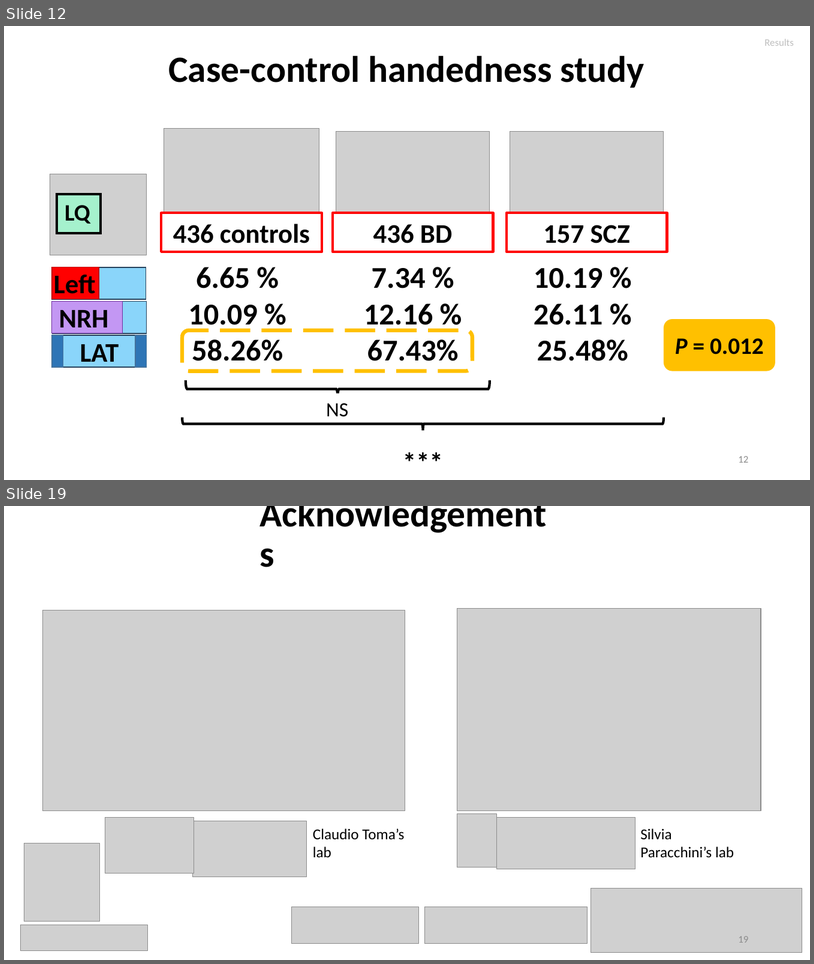
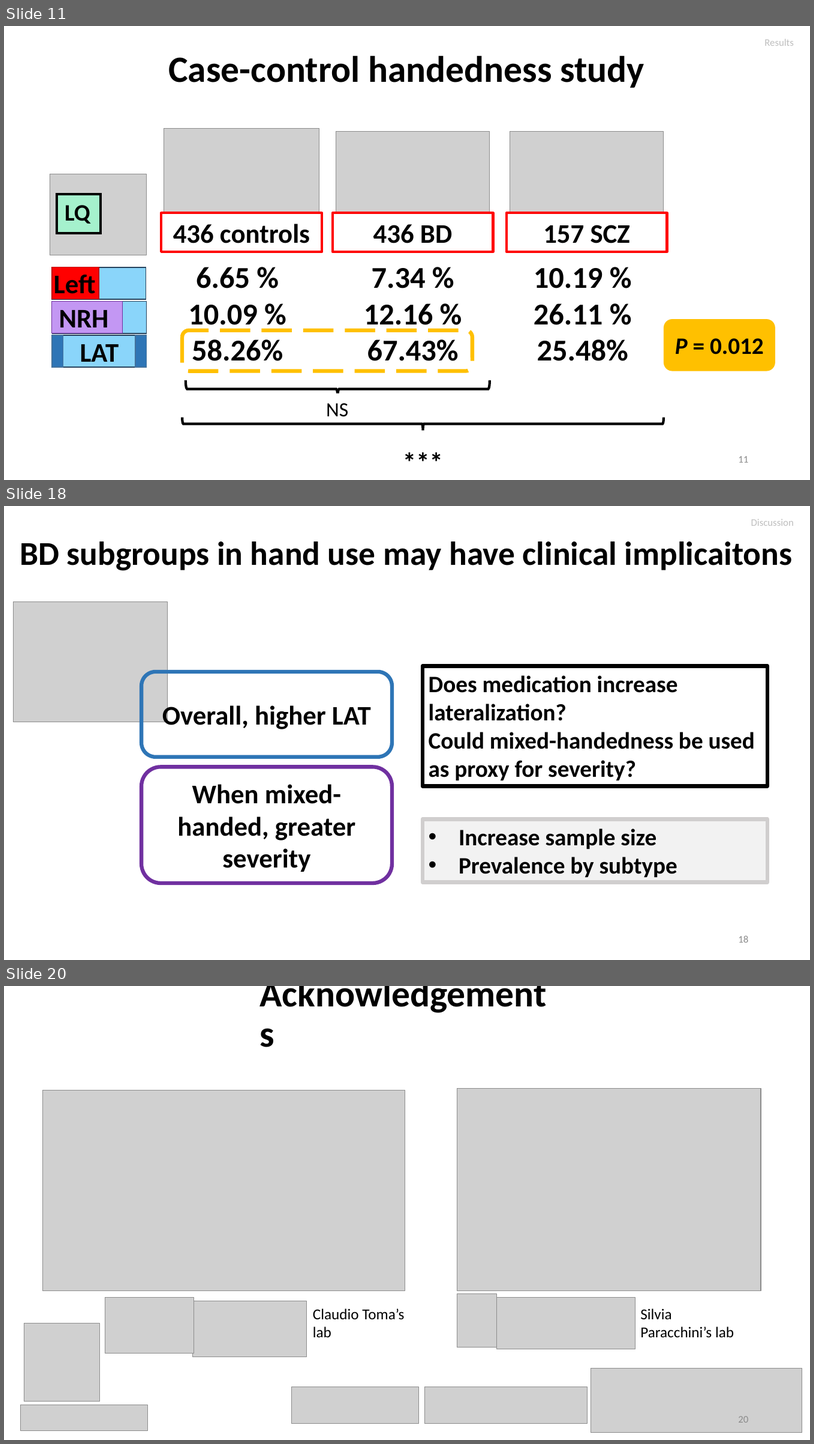
Before and after one commit to igarcia17/EHI_laterality, a slide deck: NorthSeaLateralityCongress_InesGarciaOrtiz.pptx. Shown one above the other, each under a label of ours: slides 12 and 19 before the commit, slides 11, 18 and 20 after it; the slides between them are not shown. The pictures are 814x964 and 814x1444 pixels, drawn with LibreOffice and Linux fonts; fonts in the diff are those of the drawing; grey boxes stand for pictures. Boxes give left, top, right and bottom in pixels: in the first picture for what was removed or moved away, otherwise in the second. Text is boxed around its words. In the diff, an @@ line names an element or a change of style, - is before the commit and + after.

```diff
--- a/NorthSeaLateralityCongress_InesGarciaOrtiz.pptx
+++ b/NorthSeaLateralityCongress_InesGarciaOrtiz.pptx
@@ slide 18 added at bbox=[4, 506, 810, 960], background #FFFFFF @@
@@ text added at bbox=[752, 519, 794, 526], 12 pt, text #BFBFBF @@
+Discussion
@@ title added at bbox=[20, 541, 793, 571], 39.6 pt, text #000000, bold @@
+BD subgroups in hand use may have clinical implicaitons
@@ picture added at bbox=[14, 601, 167, 722] @@
@@ rectangle added at bbox=[423, 666, 768, 786], outline #000000 4.5 pt, 28 pt, text #000000, bold @@
+Does medication increase lateralization?
+Could mixed-handedness be used as proxy for severity?
@@ rounded rectangle added at bbox=[141, 672, 392, 757], outline #2E75B6 4.5 pt, 32 pt, text #000000, bold @@
+Overall, higher LAT
@@ rounded rectangle added at bbox=[141, 767, 392, 883], outline #7030A0 4.5 pt, 32 pt, text #000000, bold @@
+When mixed-handed, greater severity
@@ rectangle added at bbox=[423, 819, 768, 882], fill #F2F2F2, outline #D0CECE 4.5 pt, 28 pt, text #000000, bold @@
+• Increase sample size
+• Prevalence by subtype
@@ page number added at bbox=[738, 935, 749, 942], 12 pt, text #8C8C8C @@
+18
@@ what was slide 12 is now slide 11 @@
@@ page number at bbox=[738, 456, 749, 462]: text changed @@
-12
+11
@@ what was slide 19 is now slide 20 @@
@@ page number at bbox=[738, 1416, 749, 1422]: text changed @@
-19
+20
```
Also in this commit, not shown: 11 slides changed, 1 other slide added, 1 slide removed, 1 other file.
